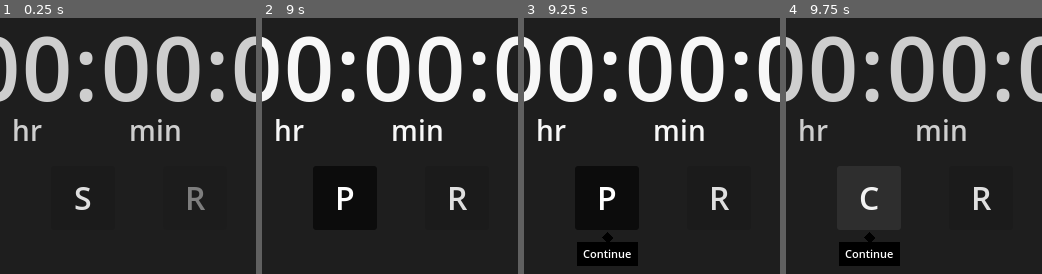
Above: before the commit, frames 1-4 (left to right).
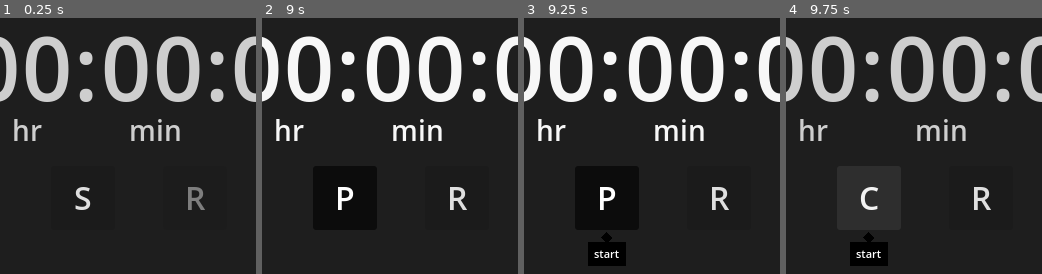
Above: after the commit, the same moments.

Repository: LiteFeather1/ltf-stopwatch
Game: Godot game, scene res://main.tscn
Same seed, same stepped clock (60 frames per second), same inputs: the game is played once before the commit and once after it. The engine's default icon, where the game draws it, is replaced by a stand-in: a white triangle on a blue panel in a dark square.
Inputs:
- Up to frame 1 (0.25 s): no input
- Up to frame 2 (9 s): click "S" at 0.5 s; click "P" at 1.25 s; click "C" at 2 s; click "R" at 2.75 s; click "P" at 3.5 s; click "nP" at 4.25 s; click "—" at 5 s; click "C" at 5.75 s; click "P" at 6.5 s; click "nP" at 7.25 s; click "—" at 8 s; click "S" at 8.75 s
- Up to frame 3 (9.25 s): no input
- Up to frame 4 (9.75 s): click "P" at 9.5 s
The pictures show only the part of the screen within x 12-62%, y 30-80%; the shares and areas given below are measured in that part.

Frames 1-2 are identical in both runs. In frame 3, 1.1% of the frame differs, in the area x 20-45%, y 83-97%; in frame 4, 1.1%.

Commit message:
Start pop ups start after a reset

Diff:
--- a/scenes/stopwatch_ui.gd
+++ b/scenes/stopwatch_ui.gd
@@ -29,10 +29,10 @@
 
 	if state:
 		b_start.text = "P"
-		b_start.set_pop_up_name("Pause")
+		b_start.set_pop_up_name("pause")
 	else:
 		b_start.text = "C"
-		b_start.set_pop_up_name("Continue")
+		b_start.set_pop_up_name("continue")
 
 
 func _reset_pressed() -> void:
@@ -43,6 +43,7 @@
 
 	b_start.button_pressed = false
 	b_start.text = "S"
+	b_start.set_pop_up_name("start")
 
 
 func _copy_to_clip_board_pressed() -> void:
